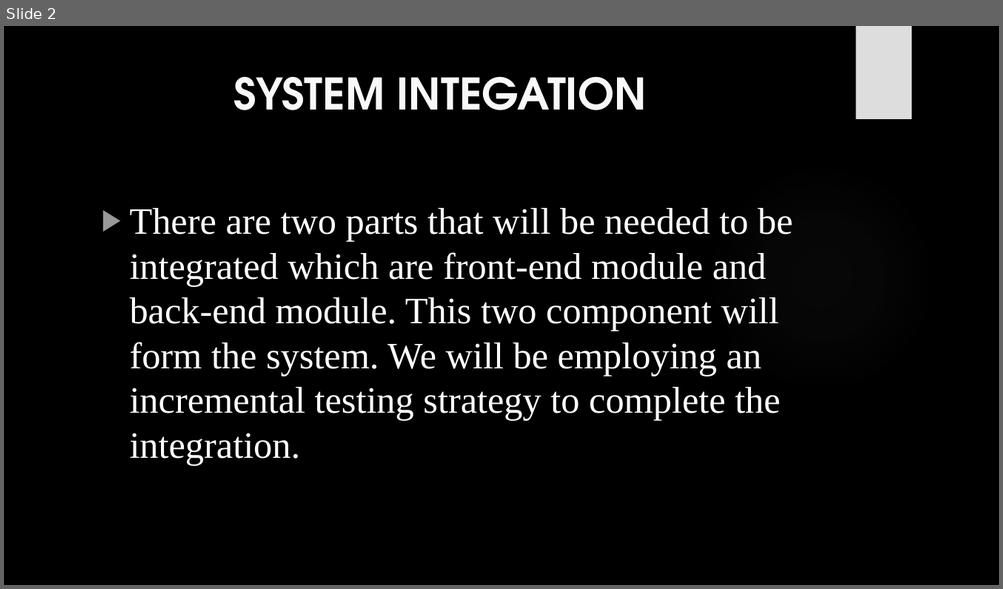
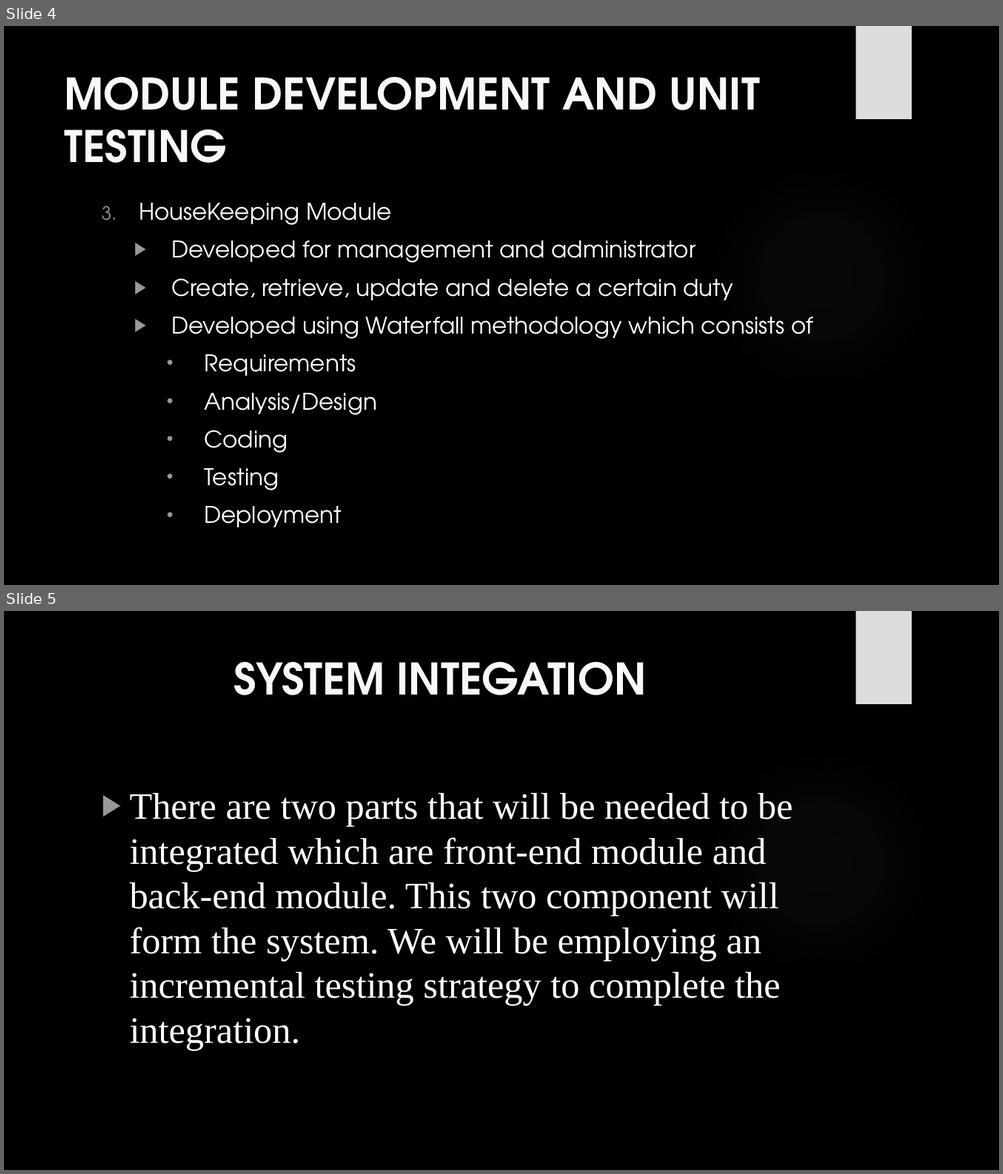
Before and after one commit to Jaelyn13/SWEN-P01, a slide deck: SWEN Assignment Report & PPT/Assignment 3/SWEN Assignment 3 PPT.pptx. Shown one above the other, each under a label of ours: slide 2 before the commit, slides 4 and 5 after it. The pictures are 1003x589 and 1003x1174 pixels, drawn with LibreOffice and Linux fonts; fonts in the diff are those of the drawing; background and template pictures are left out. Boxes give left, top, right and bottom in pixels: in the first picture for what was removed or moved away, otherwise in the second. Text is boxed around its words. In the diff, an @@ line names an element or a change of style, - is before the commit and + after.

```diff
--- a/SWEN Assignment Report & PPT/Assignment 3/SWEN Assignment 3 PPT.pptx
+++ b/SWEN Assignment Report & PPT/Assignment 3/SWEN Assignment 3 PPT.pptx
@@ slide 4 added at [4, 26, 999, 585], background picture (left out); not listed: 2 template elements that a slide beside it also shows @@
@@ title added at [64, 76, 760, 163], 42 pt, text #F8F8F8, bold @@
+MODULE DEVELOPMENT AND UNIT TESTING
@@ text added at [139, 203, 813, 528], 22.2 pt, text #FFFFFF @@
+3. HouseKeeping Module
+  ▶ Developed for management and administrator
+  ▶ Create, retrieve, update and delete a certain duty
+  ▶ Developed using Waterfall methodology which consists of
+    • Requirements
+    • Analysis/Design
+    • Coding
+    • Testing
+    • Deployment
@@ what was slide 2 is now slide 5 @@
```
Also in this commit, not shown: 1 slide changed, 3 other slides added.
